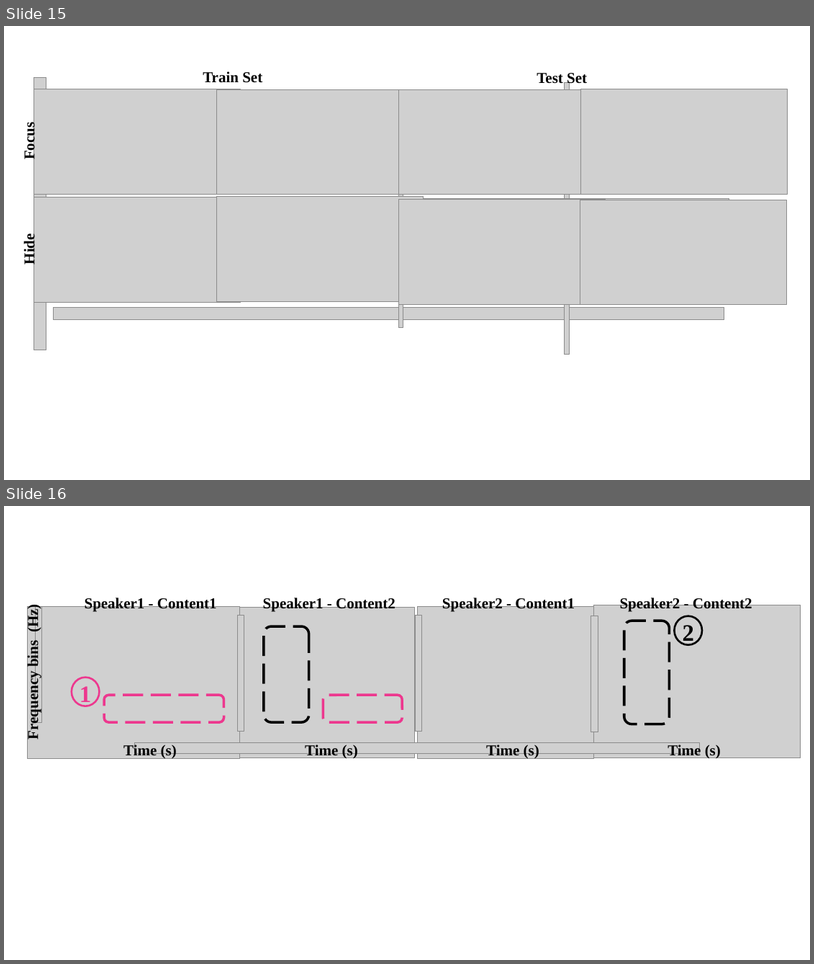
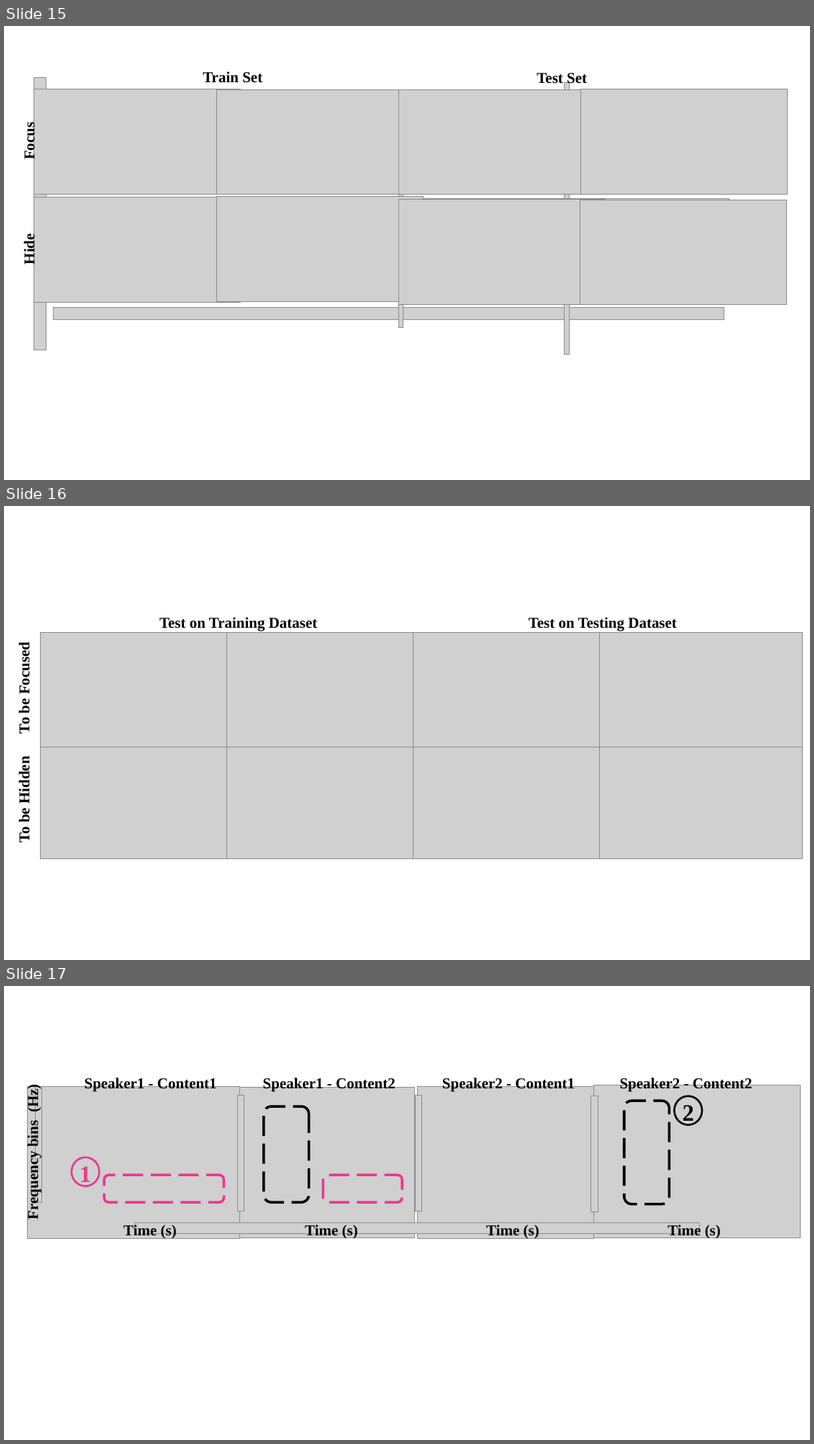
Before and after one commit to lange-bleu/infocom2021, a slide deck: infocom21.pptx. Shown one above the other, each under a label of ours: slides 15 and 16 before the commit, slides 15, 16 and 17 after it. The pictures are 814x964 and 814x1444 pixels, drawn with LibreOffice and Linux fonts; fonts in the diff are those of the drawing; grey boxes stand for pictures. Boxes give left, top, right and bottom in pixels: in the first picture for what was removed or moved away, otherwise in the second. Text is boxed around its words. In the diff, an @@ line names an element or a change of style, - is before the commit and + after.

```diff
--- a/infocom21.pptx
+++ b/infocom21.pptx
@@ slide 16 added at [4,506,810,960], background #FFFFFF @@
@@ group added at [16,617,803,858]: 8 pictures, 4 texts @@
+To be Focused
+Test on Testing Dataset
+Test on Training Dataset
+To be Hidden
@@ what was slide 16 is now slide 17 @@
```
Also in this commit, not shown: 11 other files.
